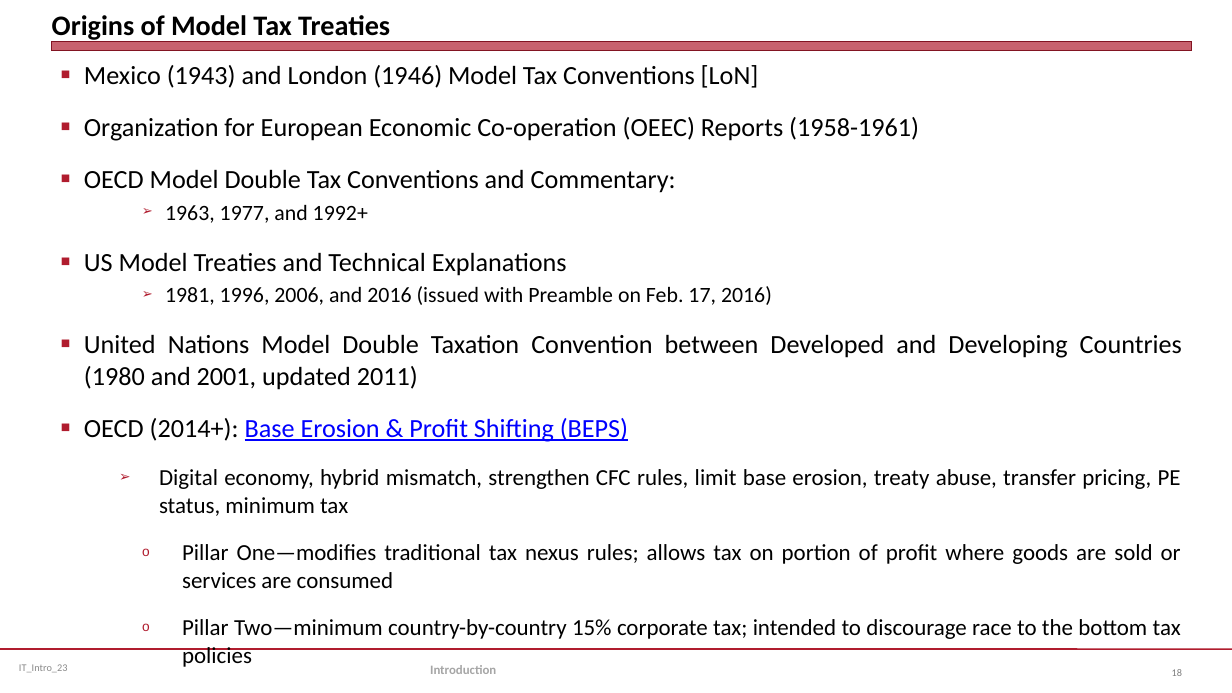
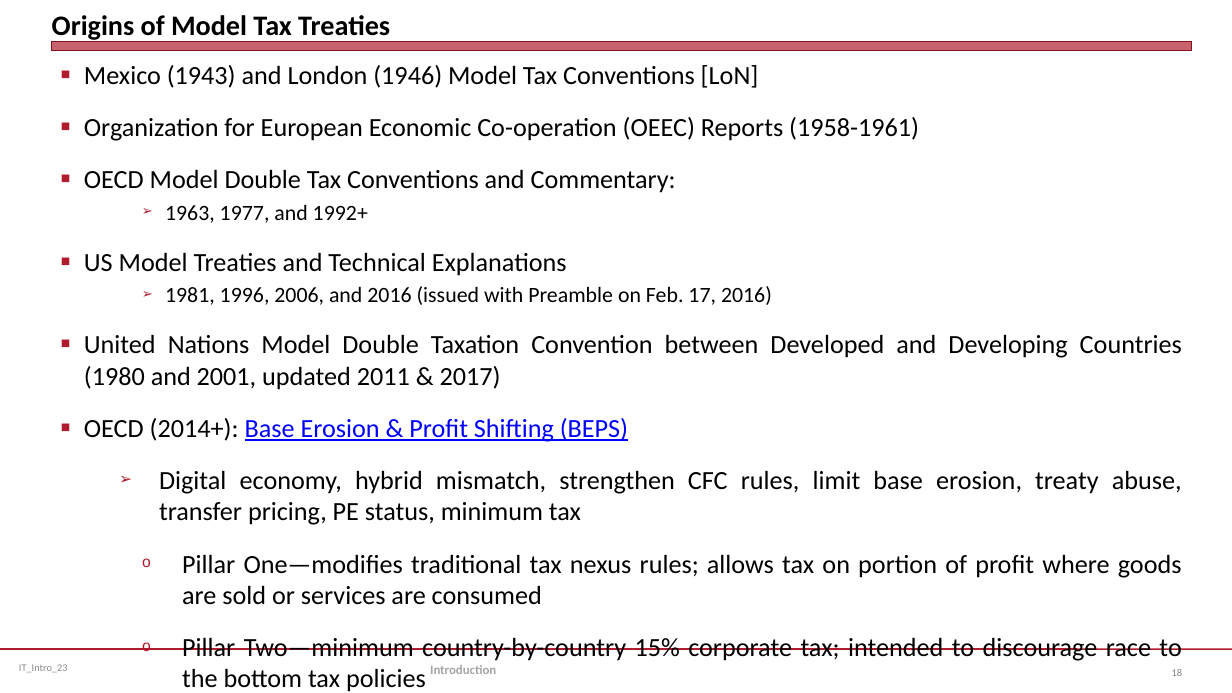
Before and after one commit to jmc877/International-Tax, a slide deck: slide 18 of slides/IT_Intro_23.pptx. Drawn at 1232x693 pixels with LibreOffice and Linux fonts; fonts in the diff are those of the drawing. Boxes give left, top, right and bottom in pixels: in the first picture for what was removed or moved away, otherwise in the second. Text is boxed around its words. In the diff, an @@ line names an element or a change of style, - is before the commit and + after.

```diff
--- a/slides/IT_Intro_23.pptx
+++ b/slides/IT_Intro_23.pptx
@@ text at [84, 334, 1182, 390]: text changed @@
-■ United Nations Model Double Taxation Convention between Developed and Developing Countries (1980 and 2001, updated 2011)
+■ United Nations Model Double Taxation Convention between Developed and Developing Countries (1980 and 2001, updated 2011 & 2017)
@@ text at [159, 470, 1182, 692]: size 17.9 to 20.4 pt in "Digital economy, hybrid mismatch, strengthen CFC rules, ...", "Pillar One—modifies traditional tax nexus rules; allows ...", "Pillar Two—minimum country-by-country 15% corporate tax; int ..." @@
```
Also in this commit, not shown: 3 other slides changed, 2 other files.
